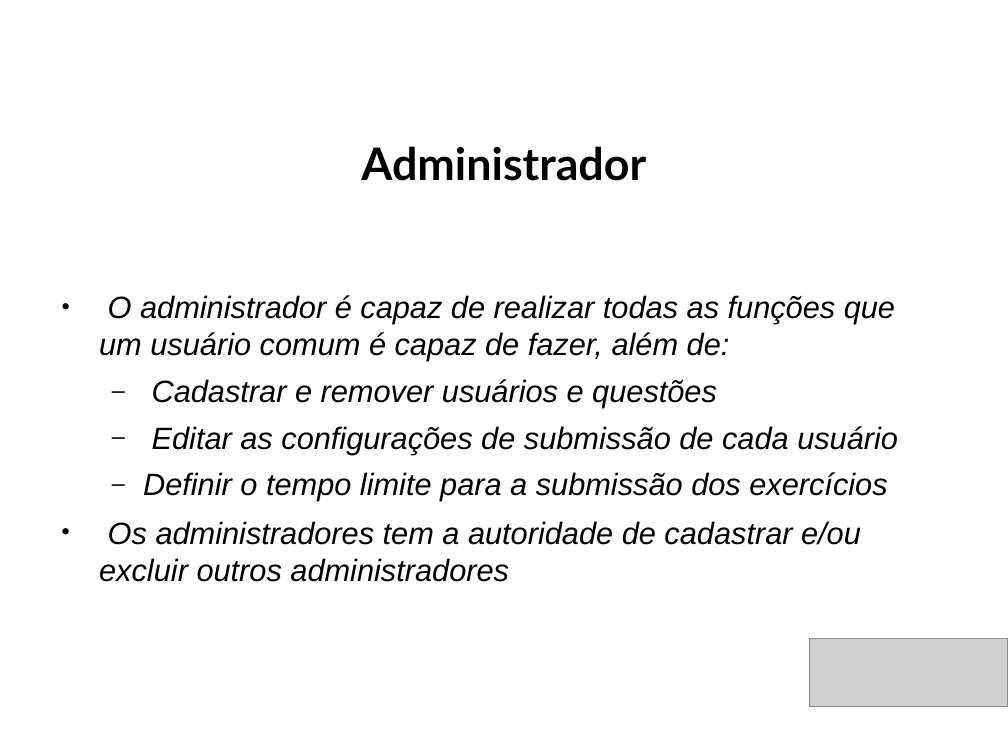
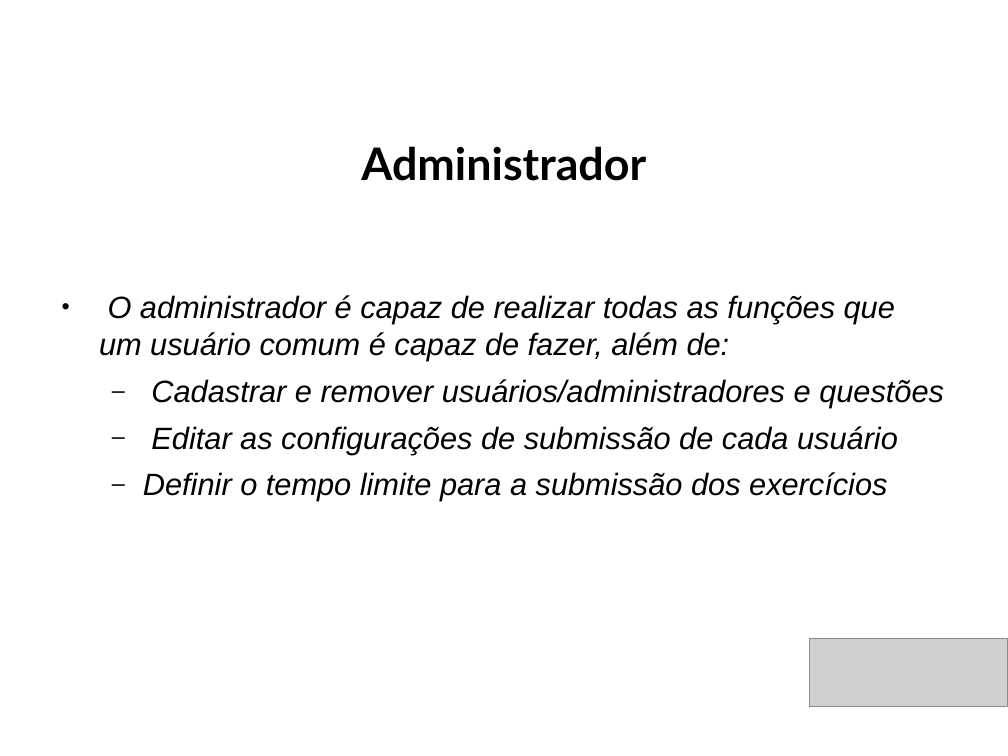
Before and after one commit to carlosrorato/RhydoJudge, a slide deck: slide 5 of RhydoApresentacao.ppt. Drawn at 1008x756 pixels with LibreOffice and Linux fonts; fonts in the diff are those of the drawing; grey boxes stand for pictures; background and template pictures are left out. Boxes give left, top, right and bottom in pixels: in the first picture for what was removed or moved away, otherwise in the second. Text is boxed around its words. In the diff, an @@ line names an element or a change of style, - is before the commit and + after.

```diff
--- a/RhydoApresentacao.ppt
+++ b/RhydoApresentacao.ppt
@@ text at (151, 379, 944, 408): text changed @@
-  – Cadastrar e remover usuários e questões
+  – Cadastrar e remover usuários/administradores e questões
@@ text at (99, 521, 861, 582): paragraph removed @@
-• Os administradores tem a autoridade de cadastrar e/ou excluir outros administradores
```
Also in this commit, not shown: 6 other slides changed, 4 other files.
